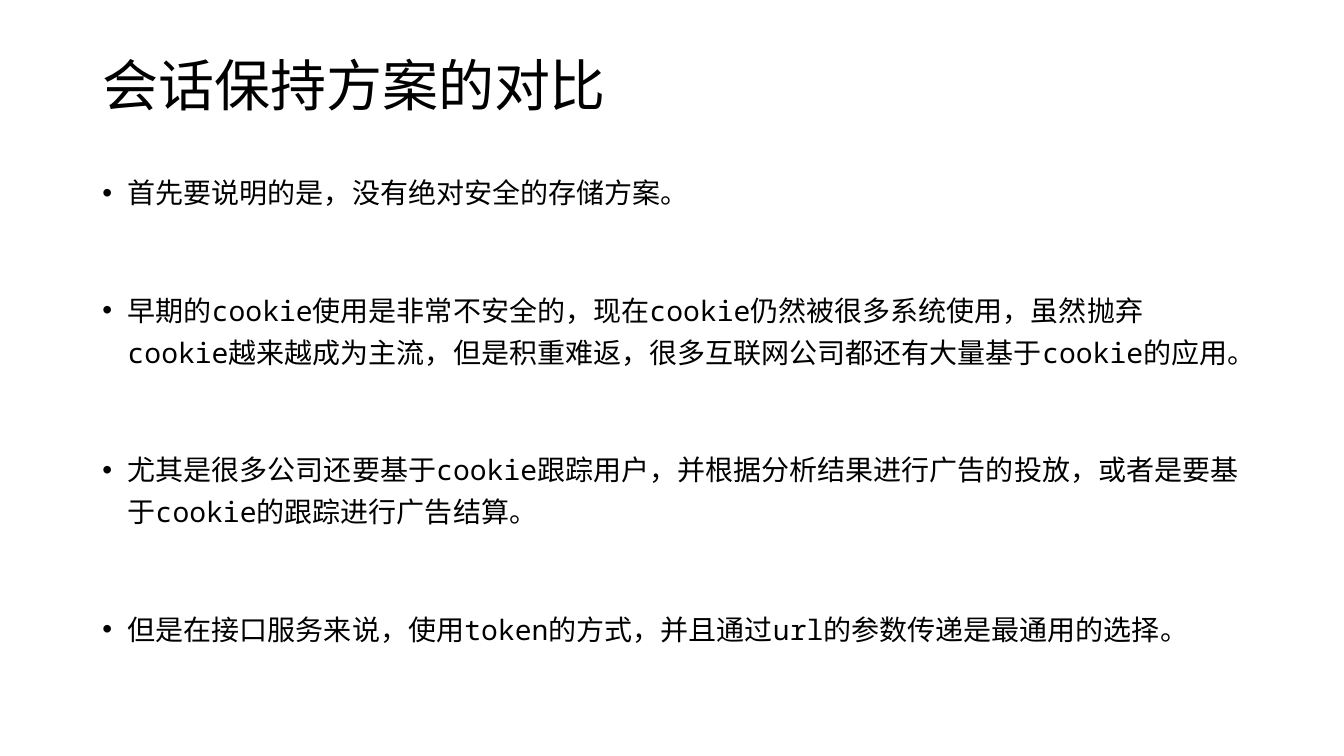
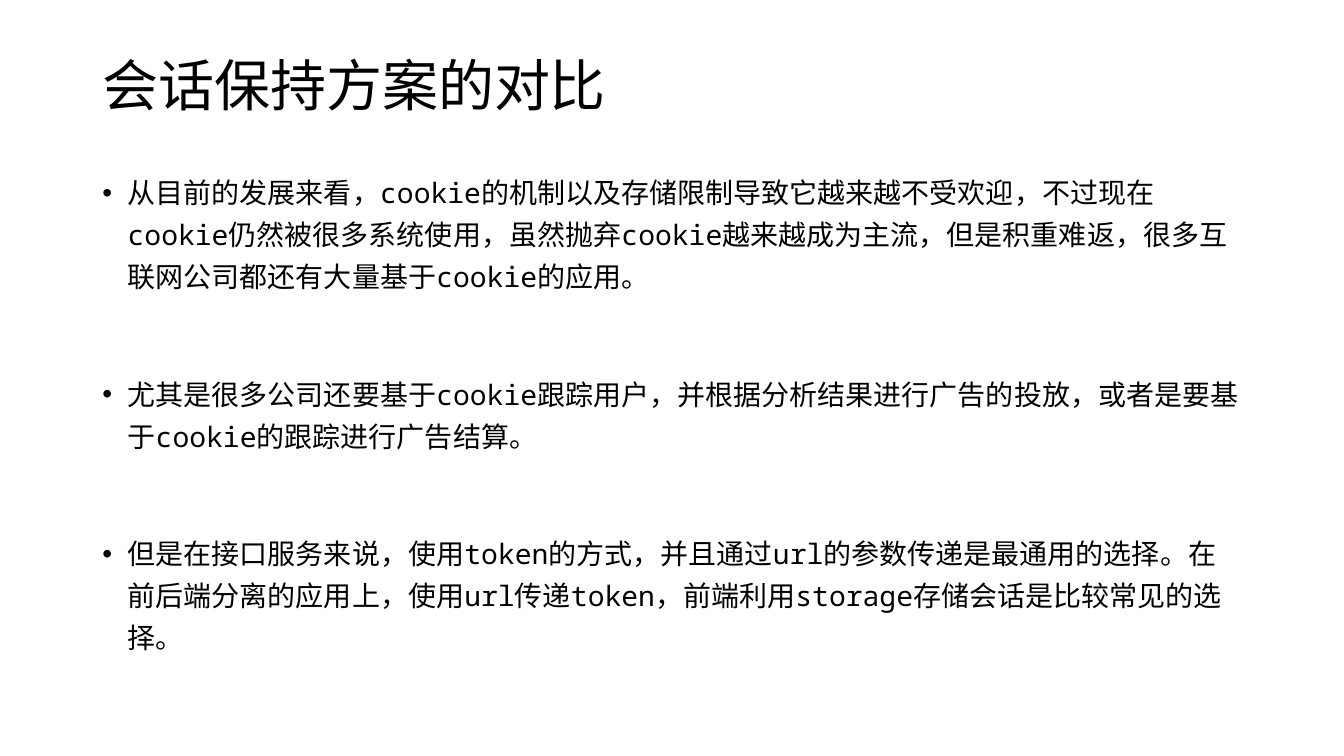
Before and after one commit to edu2act/course-wechat-and-miniprogram, a slide deck: slide 7 of materials/ch09/ch09-HTTP协议和复杂通信.pptx (slide 5 before the commit). Drawn at 1344x756 pixels with LibreOffice and Linux fonts; fonts in the diff are those of the drawing. Boxes give left, top, right and bottom in pixels: in the first picture for what was removed or moved away, otherwise in the second. Text is boxed around its words. In the diff, an @@ line names an element or a change of style, - is before the commit and + after.

```diff
--- a/materials/ch09/ch09-HTTP协议和复杂通信.pptx
+++ b/materials/ch09/ch09-HTTP协议和复杂通信.pptx
@@ text at [128,179,1228,290]: text changed @@
-• 首先要说明的是，没有绝对安全的存储方案。
-• 早期的cookie使用是非常不安全的，现在cookie仍然被很多系统使用，虽然抛弃cookie越来越成为主流，但是积重难返，很多互联网公司都还有大量基于cookie的应用。
+• 从目前的发展来看，cookie的机制以及存储限制导致它越来越不受欢迎，不过现在cookie仍然被很多系统使用，虽然抛弃cookie越来越成为主流，但是积重难返，很多互联网公司都还有大量基于cookie的应用。
@@ text at [128,540,1222,651]: text changed @@
-• 但是在接口服务来说，使用token的方式，并且通过url的参数传递是最通用的选择。
+• 但是在接口服务来说，使用token的方式，并且通过url的参数传递是最通用的选择。在前后端分离的应用上，使用url传递token，前端利用storage存储会话是比较常见的选择。
```
Also in this commit, not shown: 2 slides added, 6 other files.
